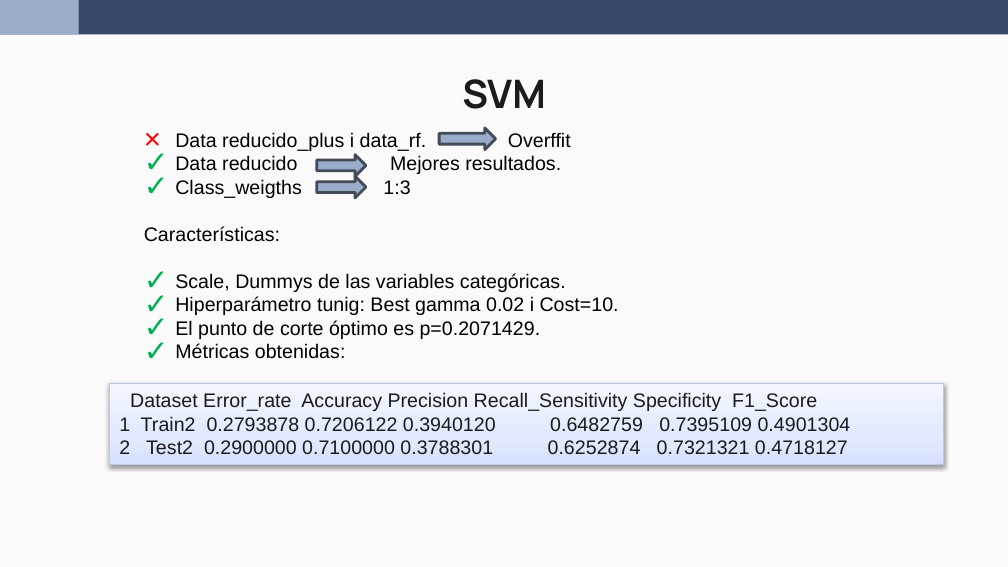
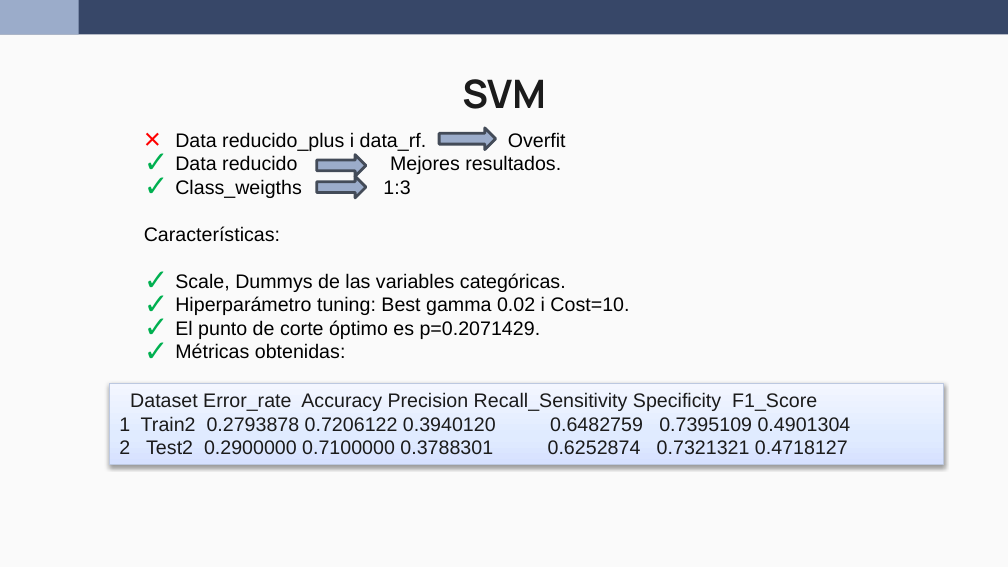
Before and after one commit to wen2111/Mineria, a slide deck: slide 11 of Entrega_2/00.REPORTE/Reporte_Grupo5_def.pptx. Drawn at 1008x567 pixels with LibreOffice and Linux fonts; fonts in the diff are those of the drawing. Boxes give left, top, right and bottom in pixels: in the first picture for what was removed or moved away, otherwise in the second. Text is boxed around its words. In the diff, an @@ line names an element or a change of style, - is before the commit and + after.

```diff
--- a/Entrega_2/00.REPORTE/Reporte_Grupo5_def.pptx
+++ b/Entrega_2/00.REPORTE/Reporte_Grupo5_def.pptx
@@ text at box(175, 296, 629, 315): text changed @@
-✓ Hiperparámetro tunig: Best gamma 0.02 i Cost=10.
+✓ Hiperparámetro tuning: Best gamma 0.02 i Cost=10.
```
Also in this commit, not shown: 1 other file.
